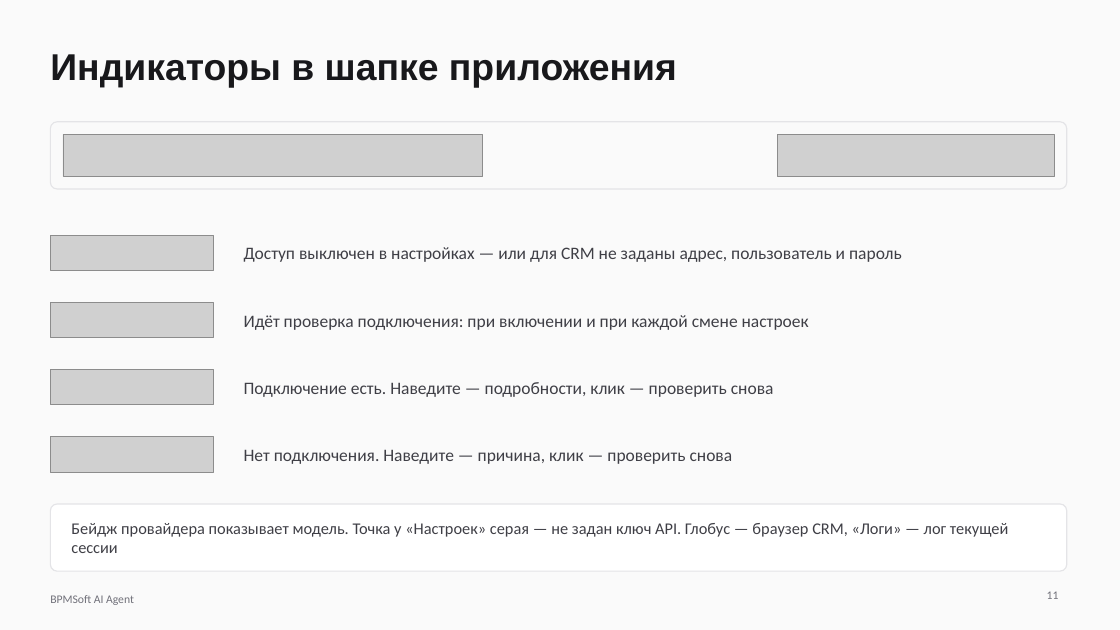
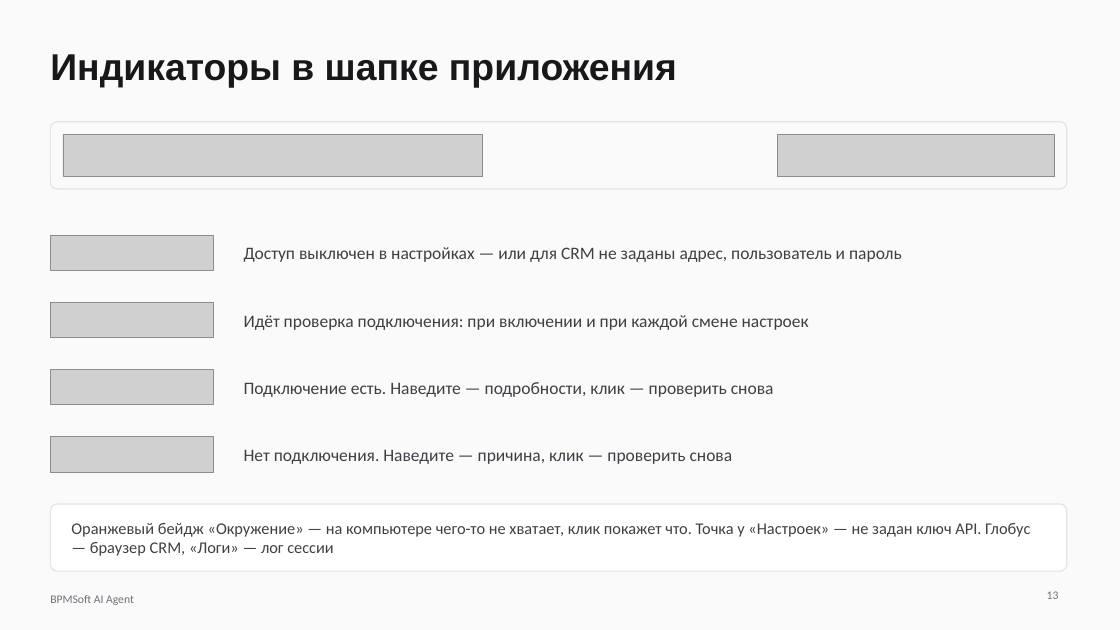
Before and after one commit to kuznecowmihail/bpmsoft-agent, a slide deck: slide 13 of docs/presentation/bpmsoft-agent.pptx (slide 11 before the commit). Drawn at 1120x630 pixels with LibreOffice and Linux fonts; fonts in the diff are those of the drawing; grey boxes stand for pictures. Boxes give left, top, right and bottom in pixels: in the first picture for what was removed or moved away, otherwise in the second. Text is boxed around its words. In the diff, an @@ line names an element or a change of style, - is before the commit and + after.

Commit message:
presentation

```diff
--- a/docs/presentation/bpmsoft-agent.pptx
+++ b/docs/presentation/bpmsoft-agent.pptx
@@ text at (x1=71, y1=523, x2=1030, y2=556): text changed @@
-Бейдж провайдера показывает модель. Точка у «Настроек» серая — не задан ключ API. Глобус — браузер CRM, «Логи» — лог текущей сессии
+Оранжевый бейдж «Окружение» — на компьютере чего-то не хватает, клик покажет что. Точка у «Настроек» — не задан ключ API. Глобус — браузер CRM, «Логи» — лог сессии
@@ page number at (x1=1047, y1=591, x2=1059, y2=599): text changed @@
-11
+13
```
Also in this commit, not shown: 1 other slide changed, 2 slides added, 5 other files.
